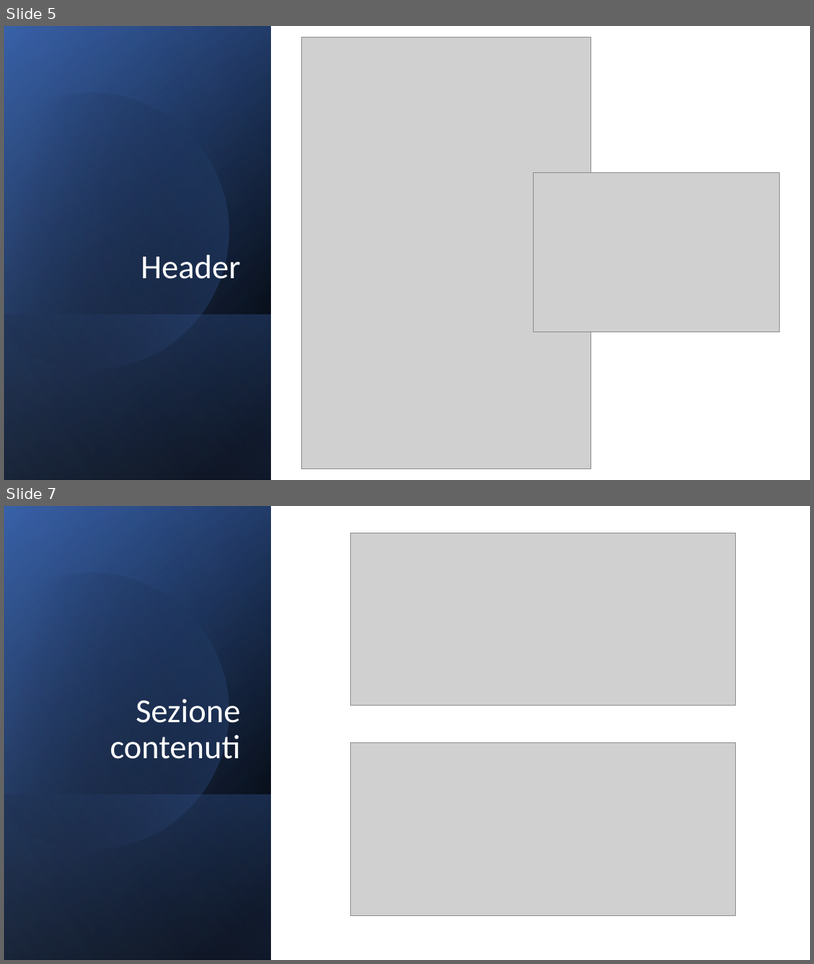
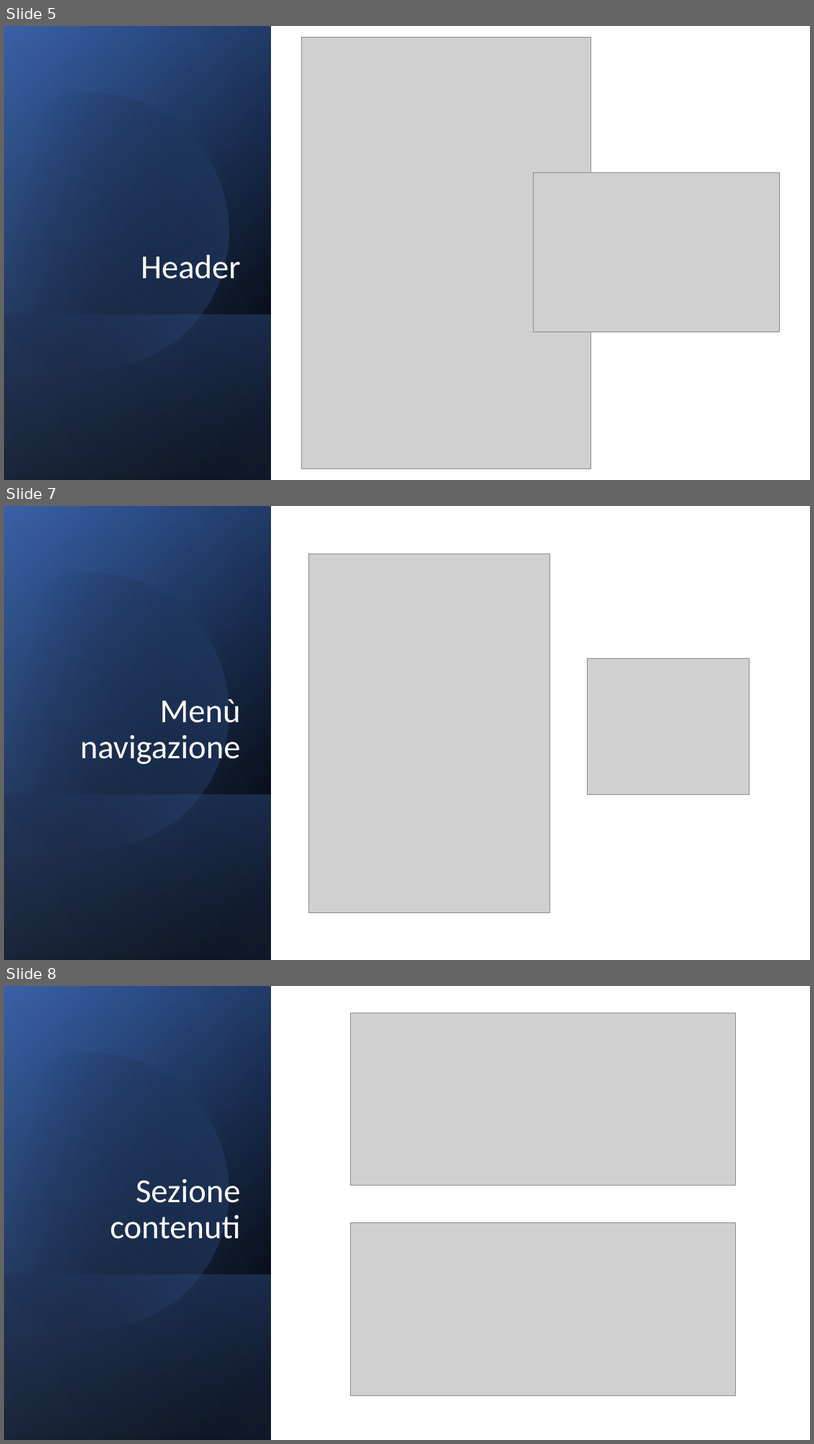
Before and after one commit to MirkoTreccarichi/MHW1, a slide deck: mhw1.pptx. Shown one above the other, each under a label of ours: slides 5 and 7 before the commit, slides 5, 7 and 8 after it; the slides between them are not shown. The pictures are 814x964 and 814x1444 pixels, drawn with LibreOffice and Linux fonts; fonts in the diff are those of the drawing; grey boxes stand for pictures. Boxes give left, top, right and bottom in pixels: in the first picture for what was removed or moved away, otherwise in the second. Text is boxed around its words. In the diff, an @@ line names an element or a change of style, - is before the commit and + after.

```diff
--- a/mhw1.pptx
+++ b/mhw1.pptx
@@ slide 7 added at (4, 506, 810, 960), background #FFFFFF @@
@@ rectangle added at (4, 506, 810, 960), fill #FFFFFF @@
@@ rectangle added at (4, 506, 271, 960), fill gradient #000000 to #2F5597 @@
@@ rectangle added at (4, 507, 271, 960), fill gradient #000000 to #4472C4 @@
@@ rectangle added at (4, 506, 271, 959), fill gradient #000000 to #8FAADC @@
@@ freeform shape added at (4, 540, 262, 877), fill gradient #000000 to #4472C4 @@
@@ picture added at (309, 554, 550, 913) @@
@@ picture added at (588, 658, 750, 794) @@
@@ title added at (80, 699, 241, 764), 40 pt, text #FFFFFF @@
+Menù navigazione
@@ rectangle added at (4, 794, 271, 960), fill gradient #4472C4 to #000000 @@
@@ what was slide 7 is now slide 8 @@
```
Also in this commit, not shown: 1 slide changed.
